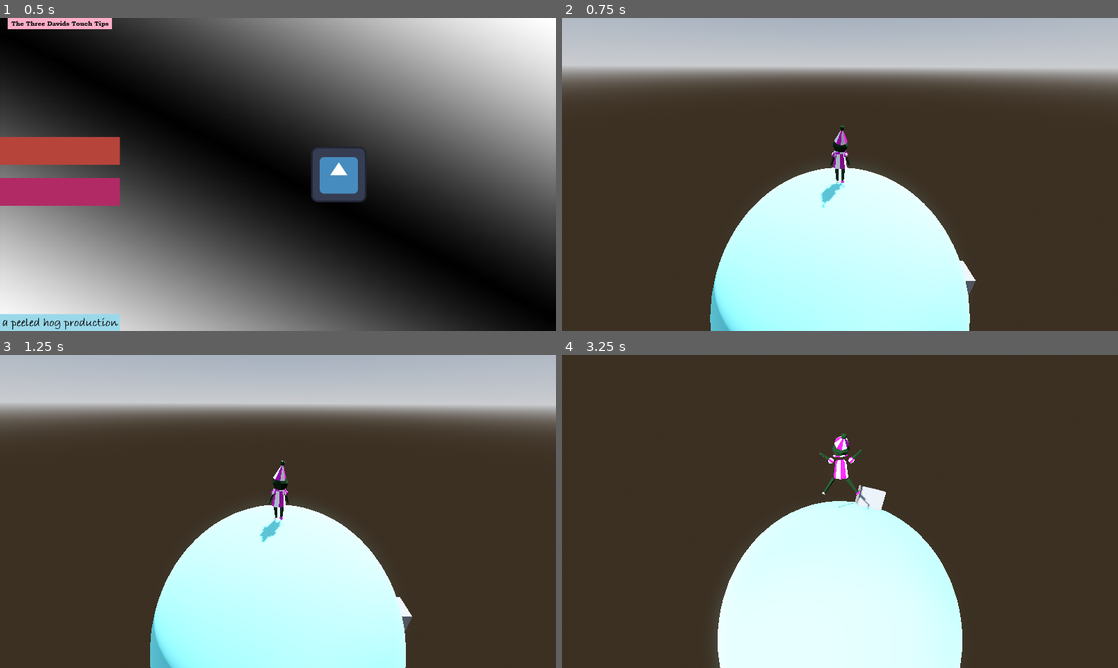
Above: before the commit, frames 1-4 (two rows, left to right).
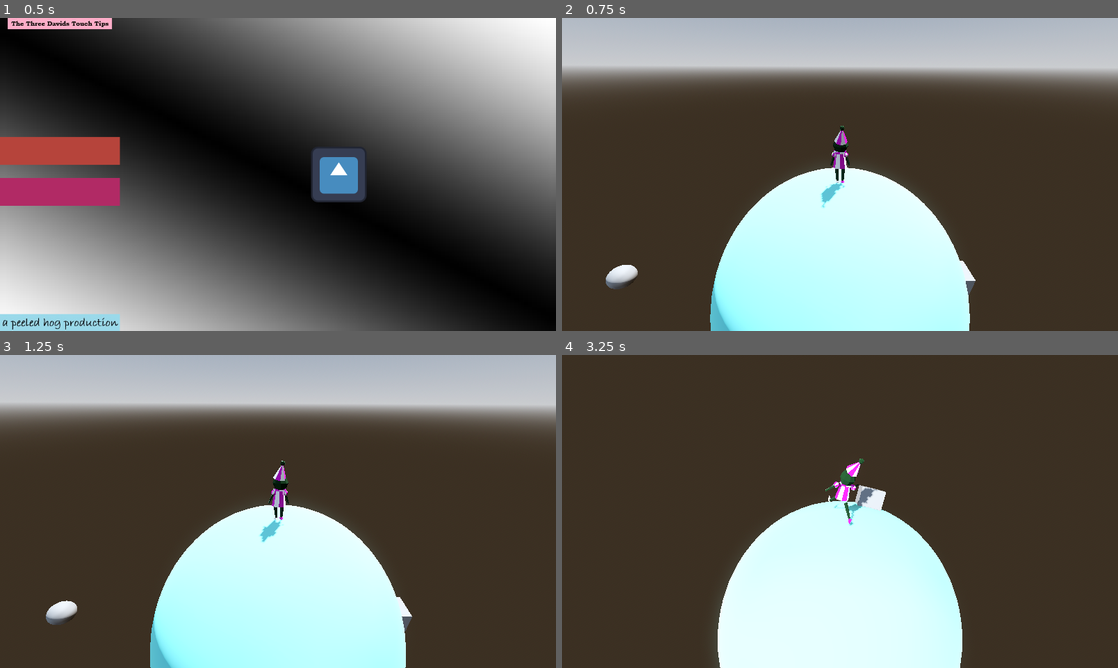
Above: after the commit, the same moments.

Repository: boner-cmd/effective-octo-pancake
Game: Godot game, scene res://Scenes/TitleScreen.tscn
Same seed, same stepped clock (60 frames per second), same inputs: the game is played once before the commit and once after it. The engine's default icon, where the game draws it, is replaced by a stand-in: a white triangle on a blue panel in a dark square.
Inputs (mouse positions are in pixels of both pictures, inside the frame that each line leads up to):
- Up to frame 1 (0.5 s): no input
- Up to frame 2 (0.75 s): click (623, 149) at 0.5 s
- Up to frame 3 (1.25 s): no input
- Up to frame 4 (3.25 s): tap Enter (ui_accept) at 1.25 s; move the mouse to (867, 511) at 1.27 s; hold F (advance_dialogue) 1.28-2.03 s; hold W (up) from 1.28 s (still down); tap Space (jump) at 1.52, 2.27 s; move the mouse to (812, 511) at 2.02 s; click (812, 511) at 2.1 s; move the mouse to (851, 505) at 2.77 s; hold F (advance_dialogue) from 2.78 s (still down)

Frame 1 is identical in both runs. In frame 2, 0.3% of the frame differs, in the area x 7-14%, y 78-87%; in frame 3, 0.3%; in frame 4, 1.0%, in the area x 46-57%, y 25-55%.
Error in both runs: Invalid assignment of property or key 'movement_frozen' with value of type 'bool' on a base object of type 'null instance'. (res://Scenes/map_ui.gd:55)

Commit message:
player interaction almost resoved, maybe?

Diff:
--- a/Character Scenes/interaction_detector.gd
+++ b/Character Scenes/interaction_detector.gd
@@ -1,4 +1,9 @@
 extends Area3D
+
+@onready var CanvasLayer_in: CanvasLayer = %CanvasLayer
+@onready var interact_ui : MarginContainer = %interact
+
+var talking : bool = false
 
 # Tracks the current object the player is overlapping with
 var current_interactable: Object = null
@@ -12,12 +17,20 @@
 func _unhandled_input(event: InputEvent) -> void:
 	if event.is_action_pressed("interact") and current_interactable:
 		current_interactable.interact()
+		talking = true
+		interact_ui.visible = false
 
 func _on_area_entered(area: Area3D) -> void:
 	current_interactable = area
-
+	CanvasLayer_in = area.Canvas
+	interact_ui = area.interact_ui
+	if !talking:
+		interact_ui.visible = true
+	else:
+		interact_ui.visible = false
 
 func _on_area_exited(area: Area3D) -> void:
 	if current_interactable == area:
-
 		current_interactable = null
+		interact_ui.visible = false
+		talking = false
--- a/Scenes/DialogueManager/InteractionAreaTemplate.tscn
+++ b/Scenes/DialogueManager/InteractionAreaTemplate.tscn
@@ -1,28 +1,68 @@
 [gd_scene format=3 uid="uid://dd1q0dg8wn1nx"]
 
 [ext_resource type="Script" uid="uid://cfrvqrfsuonyf" path="res://Scenes/DialogueManager/interaction_area_template.gd" id="1_5i06m"]
+[ext_resource type="Texture2D" uid="uid://dvcd40p0klyl1" path="res://Placeholder Assets (UI)/text_rect_placeholder.png" id="2_y5h15"]
+
+[sub_resource type="CylinderShape3D" id="CylinderShape3D_ihs6g"]
+radius = 2.0
 
 [sub_resource type="CapsuleMesh" id="CapsuleMesh_y5h15"]
 height = 1.0
 
-[sub_resource type="CylinderShape3D" id="CylinderShape3D_ihs6g"]
-radius = 2.0
+[node name="InteractionArea" type="Node3D" unique_id=1441746603]
 
-[node name="InteractionAreaTemplate" type="Node3D" unique_id=1441746603]
-
-[node name="PlaceholderMesh" type="MeshInstance3D" parent="." unique_id=1970345478]
-transform = Transform3D(1, 0, 0, 0, 1, 0, 0, 0, 1, 0, -0.12756133, 0)
-mesh = SubResource("CapsuleMesh_y5h15")
-
-[node name="Area3D" type="Area3D" parent="." unique_id=1533181775]
-transform = Transform3D(1, 0, 0, 0, 1, 0, 0, 0, 1, 0, 1, 0)
+[node name="Area3D" type="Area3D" parent="." unique_id=1533181775 node_paths=PackedStringArray("Canvas", "interact_ui")]
+transform = Transform3D(1, 0, 0, 0, 1, 0, 0, 0, 1, 0, 6, 0)
 collision_layer = 16
 collision_mask = 0
 script = ExtResource("1_5i06m")
+Canvas = NodePath("CanvasLayer")
+interact_ui = NodePath("CanvasLayer/interact")
 
 [node name="CollisionShape3D" type="CollisionShape3D" parent="Area3D" unique_id=1777274432]
 shape = SubResource("CylinderShape3D_ihs6g")
 
-[node name="CanvasLayer" type="CanvasLayer" parent="." unique_id=2010746368]
+[node name="CanvasLayer" type="CanvasLayer" parent="Area3D" unique_id=2010746368]
 unique_name_in_owner = true
 follow_viewport_enabled = true
+
+[node name="interact" type="MarginContainer" parent="Area3D/CanvasLayer" unique_id=125531223]
+unique_name_in_owner = true
+visible = false
+anchors_preset = 7
+anchor_left = 0.5
+anchor_top = 1.0
+anchor_right = 0.5
+anchor_bottom = 1.0
+offset_left = -96.0
+offset_top = -170.0
+offset_right = 96.0
+offset_bottom = -130.0
+grow_horizontal = 2
+grow_vertical = 0
+
+[node name="NinePatchRect" type="NinePatchRect" parent="Area3D/CanvasLayer/interact" unique_id=744803760]
+texture_filter = 1
+layout_mode = 2
+texture = ExtResource("2_y5h15")
+patch_margin_left = 16
+patch_margin_top = 16
+patch_margin_right = 16
+patch_margin_bottom = 16
+
+[node name="MarginContainer" type="MarginContainer" parent="Area3D/CanvasLayer/interact" unique_id=563200887]
+layout_mode = 2
+theme_override_constants/margin_left = 8
+theme_override_constants/margin_top = 8
+theme_override_constants/margin_right = 8
+theme_override_constants/margin_bottom = 8
+
+[node name="Label" type="Label" parent="Area3D/CanvasLayer/interact/MarginContainer" unique_id=469406741]
+layout_mode = 2
+theme_override_colors/font_color = Color(1, 1, 1, 1)
+text = "press F to pay respects"
+vertical_alignment = 1
+
+[node name="PlaceholderMesh" type="MeshInstance3D" parent="Area3D" unique_id=1970345478]
+transform = Transform3D(1, 0, 0, 0, 1, 0, 0, 0, 1, 0, -1.1275613, 0)
+mesh = SubResource("CapsuleMesh_y5h15")
--- a/Scenes/DialogueManager/interaction_area_template.gd
+++ b/Scenes/DialogueManager/interaction_area_template.gd
@@ -1,13 +1,31 @@
 extends Node3D
 
+@export var Canvas : CanvasLayer
+@export var interact_ui : MarginContainer
 @onready var CanvasLayer_in: CanvasLayer = %CanvasLayer
+
+var lines: Array[String] = [
+	"boy howdy",
+	"i'm stuck in the mud",
+]
 
 
 
-const lines: Array[String] = [
-	"press F to pay respects",
-	"blah blah blah"
-]
+
+
+
+
+
+
+
+
+
+
+
+
 
 func interact() -> void:
 	DialogueManager.start_dialogue(CanvasLayer_in, lines)
+
+func _ready() -> void:
+	Canvas = CanvasLayer_in
--- a/Scenes/DialogueManager/text_box.gd
+++ b/Scenes/DialogueManager/text_box.gd
@@ -27,8 +27,8 @@
 		await resized # wait for y to size
 		custom_minimum_size.y = size.y
 
-	global_position.x -= size.x / 2
-	global_position.y -= size.y + 24
+	#global_position.x -= size.x / 2
+	global_position.y -= size.y - 200
 
 	label.text = ""
 	_display_letter()
--- a/Scenes/DialogueManager/text_box.tscn
+++ b/Scenes/DialogueManager/text_box.tscn
@@ -4,16 +4,18 @@
 [ext_resource type="Texture2D" uid="uid://dvcd40p0klyl1" path="res://Placeholder Assets (UI)/text_rect_placeholder.png" id="2_ot2p7"]
 
 [node name="TextBox" type="MarginContainer" unique_id=1198593662]
-anchors_preset = 7
+anchors_preset = 8
 anchor_left = 0.5
-anchor_top = 1.0
+anchor_top = 0.5
 anchor_right = 0.5
-anchor_bottom = 1.0
-offset_left = -32.5
-offset_top = -65.0
-offset_right = 32.5
+anchor_bottom = 0.5
+offset_left = -16.0
+offset_top = -19.5
+offset_right = 16.0
+offset_bottom = 24.5
 grow_horizontal = 2
-grow_vertical = 0
+grow_vertical = 2
+pivot_offset = Vector2(16, 22)
 script = ExtResource("1_0kxgl")
 
 [node name="NinePatchRect" type="NinePatchRect" parent="." unique_id=477419255]
